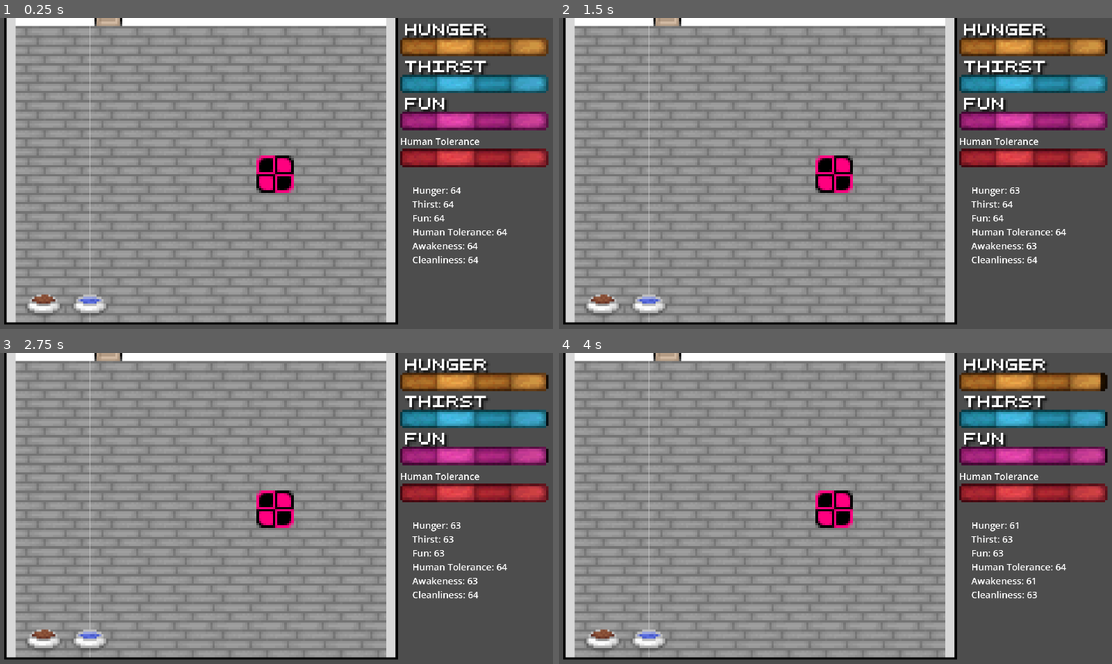
Above: before the commit, frames 1-4 (two rows, left to right).
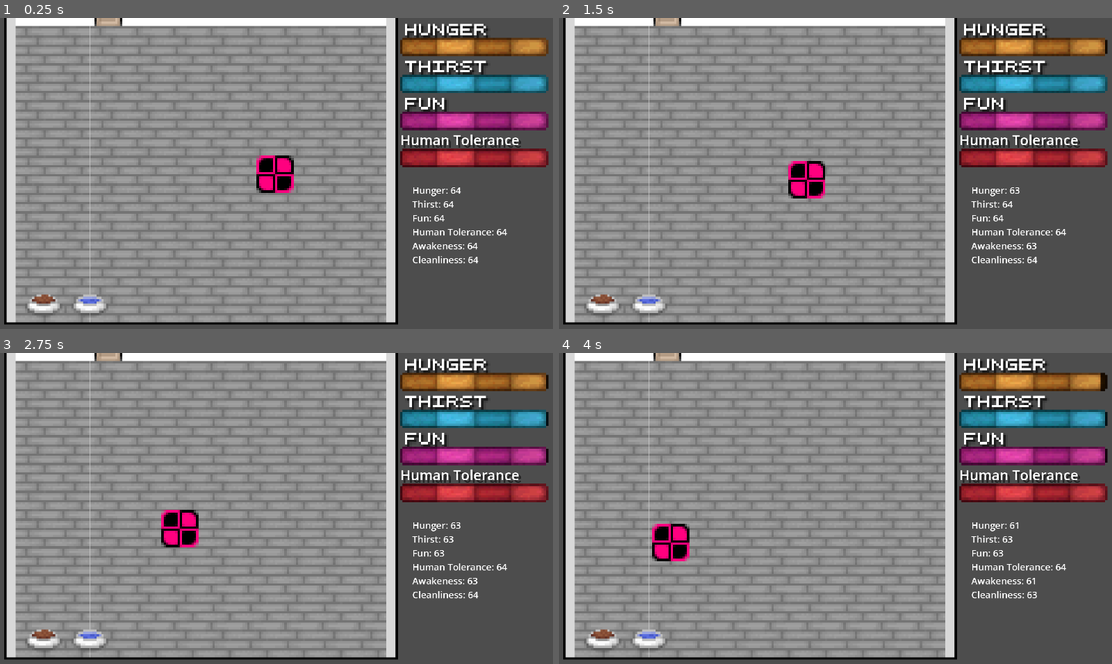
Above: after the commit, the same moments.

Repository: Theooolone/m-game
Game: Godot game, scene res://scenes/catsim/cat_sim.tscn
Two runs of this game, one before a commit and one after it. Both use one fixed random seed, a clock stepped at 60 frames per second and the inputs below. This scene is started directly instead of the project's main scene.
Inputs:
- Up to frame 1 (0.25 s): no input
- Up to frame 2 (1.5 s): tap Enter at 0.5 s; hold Right (right) 0.53-1.28 s; tap E (interact) at 0.6, 1.35 s; hold S (down) from 1.28 s (still down)
- Up to frame 3 (2.75 s): release S (down) at 2.03 s; hold Right (right) from 2.03 s (still down); tap C (show_controls) at 2.1 s; tap E (interact) at 2.3 s
- Up to frame 4 (4 s): release Right (right) at 2.78 s; hold W (up) 2.78-3.53 s; tap E (interact) at 2.85, 3.6 s; hold A (left) from 3.53 s (still down)

The runs differ from the first frame. In frame 1, 0.5% of the frame differs, in the area x 72-95%, y 37-42%; in frame 2, 1.8%; in frame 3, 2.1%; in frame 4, 2.1%, in the area x 16-95%, y 37-67%.

Commit message:
Cat minigame progress

Diff:
--- a/scenes/catsim/cat_sim.tscn
+++ b/scenes/catsim/cat_sim.tscn
@@ -25,8 +25,9 @@
 
 [sub_resource type="LabelSettings" id="LabelSettings_76jif"]
 line_spacing = -1.0
-font_size = 32
+font_size = 48
 shadow_color = Color(0, 0, 0, 0.498039)
+shadow_offset = Vector2(8, 8)
 
 [node name="CatSim" type="Node2D"]
 script = ExtResource("1_jus8a")
@@ -69,6 +70,10 @@
 [node name="StatTick" type="Timer" parent="."]
 autostart = true
 
+[node name="CatIdleWalk" type="Timer" parent="."]
+one_shot = true
+autostart = true
+
 [node name="Hunger" parent="." instance=ExtResource("4_kofum")]
 material = SubResource("ShaderMaterial_8seon")
 offset_left = 54.0
@@ -100,10 +105,17 @@
 offset_left = 0.0
 offset_top = -6.0
 offset_right = 35.0
-offset_bottom = 39.0
+offset_bottom = 59.0
 scale = Vector2(0.125, 0.125)
 label_settings = SubResource("LabelSettings_76jif")
 
+[node name="MinIdleRange" type="Marker2D" parent="."]
+position = Vector2(-88, -32)
+
+[node name="MaxIdleRange" type="Marker2D" parent="."]
+position = Vector2(24, 24)
+
 [connection signal="timeout" from="StatTick" to="." method="_on_stat_tick_timeout"]
+[connection signal="timeout" from="CatIdleWalk" to="." method="_on_cat_idle_walk_timeout"]
 
 [editable path="Human Tolerance"]
--- a/scripts/Cat.gd
+++ b/scripts/Cat.gd
@@ -7,6 +7,8 @@
 @onready var thirst_bar_node = $Thirst
 @onready var fun_bar_node = $Fun
 @onready var human_tolerance_bar_node = $"Human Tolerance"
+
+@onready var cat_node = $Cat
 
 signal cat_obliteration # emmited when game lost
 
@@ -29,6 +31,16 @@
 	StatType.CLEANLINESS: 64,
 }
 
+enum State {
+	IDLE, # Cat will stay still
+	IDLE_MOVE, # Cat is moving to a random position
+	WALKING, # Cat will move towards object
+	USING, # Cat will be at object
+}
+
+var target = null # used for State.WALKING and State.USING
+var current_state = State.IDLE
+
 const labeltext = "Hunger: %s\nThirst: %s\nFun: %s\nHuman Tolerance: %s\nAwakeness: %s\nCleanliness: %s"
 
 func _ready():
@@ -41,6 +53,20 @@
 	$Cat/Button.button_down.connect(pet)
 
 	update_ui()
+
+var idle_goal = Vector2.ZERO
+var speed = 1.5 # Pixels
+
+func _process(delta):
+	match current_state:
+		State.WALKING:
+			if target:
+				catnode.position = catnode.position.move_toward(target.position, speed*16*delta)
+		State.IDLE_MOVE:
+			catnode.position = catnode.position.move_toward(idle_goal, speed*16*delta)
+			if catnode.position == idle_goal:
+				change_state(State.IDLE)
+				cat_idle_walk_node.start(randf_range(0.5, 4))
 
 
 func update_ui():
@@ -62,7 +88,7 @@
 func capadd(stat, add): stats[stat] = max(min(stats[stat]+add, 64),0)
 
 func _on_stat_tick_timeout():
-	var stat_changed = stats.keys()[randi() % 6] # StatType.size()]
+	var stat_changed = stats.keys()[randi_range(0, StatType.size()-1) % 6]
 	if stat_changed == StatType.HUMAN_TOLERANCE:
 		capadd(stat_changed, 1)
 	else:
@@ -70,7 +96,6 @@
 
 	for i in stats.keys():
 		if stats[i] <= 0:
-			print(i)
 			emit_signal("cat_obliteration",i)
 	update_ui()
 
@@ -78,7 +103,7 @@
 
 
 
-# WHAT HAPPENS WHEN OBJECT USED
+# WHAT HAPPENS WHEN OBJECT CLICKED
 
 func food():
 	capadd(StatType.HUNGER, 8)
@@ -101,3 +126,16 @@
 	if rand >= 7: rand *= 3
 	capadd(StatType.HUMAN_TOLERANCE, -rand)
 	update_ui()
+
+@onready var min_idle_range = $MinIdleRange.position
+@onready var max_idle_range = $MaxIdleRange.position
+@onready var cat_idle_walk_node = $CatIdleWalk
+
+func _on_cat_idle_walk_timeout():
+	idle_goal.x = randi_range(min_idle_range.x, max_idle_range.x)
+	idle_goal.y = randi_range(min_idle_range.y, max_idle_range.y)
+	change_state(State.IDLE_MOVE)
+
+func change_state(state):
+	current_state = state
+	print("STATE CHANGED TO:" + str(state))
